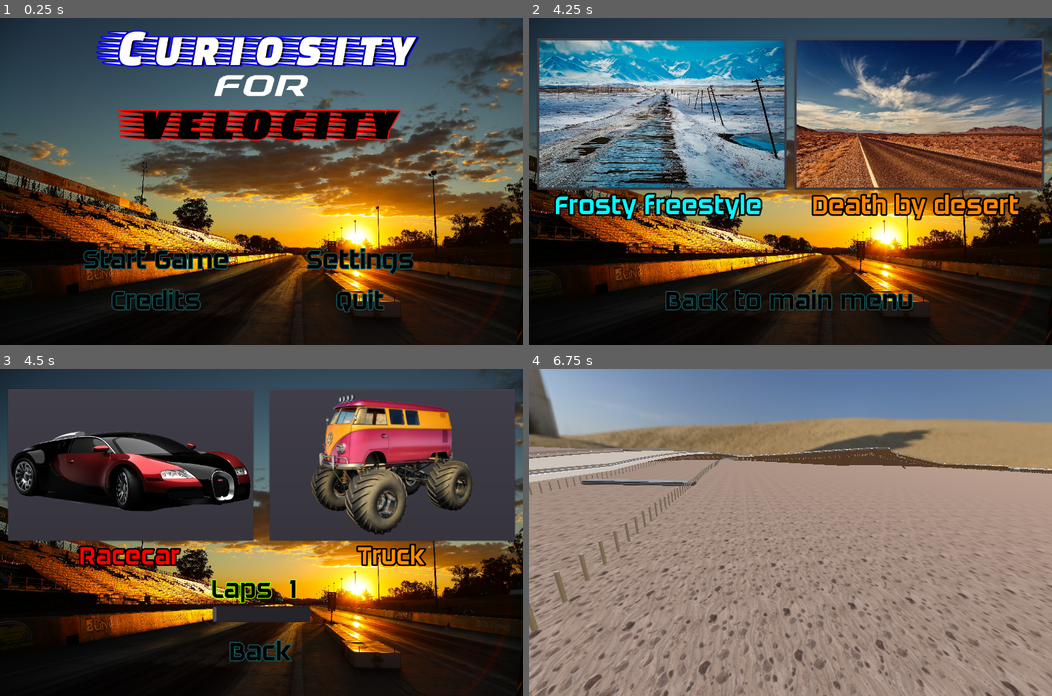
Above: before the commit, frames 1-4 (two rows, left to right).
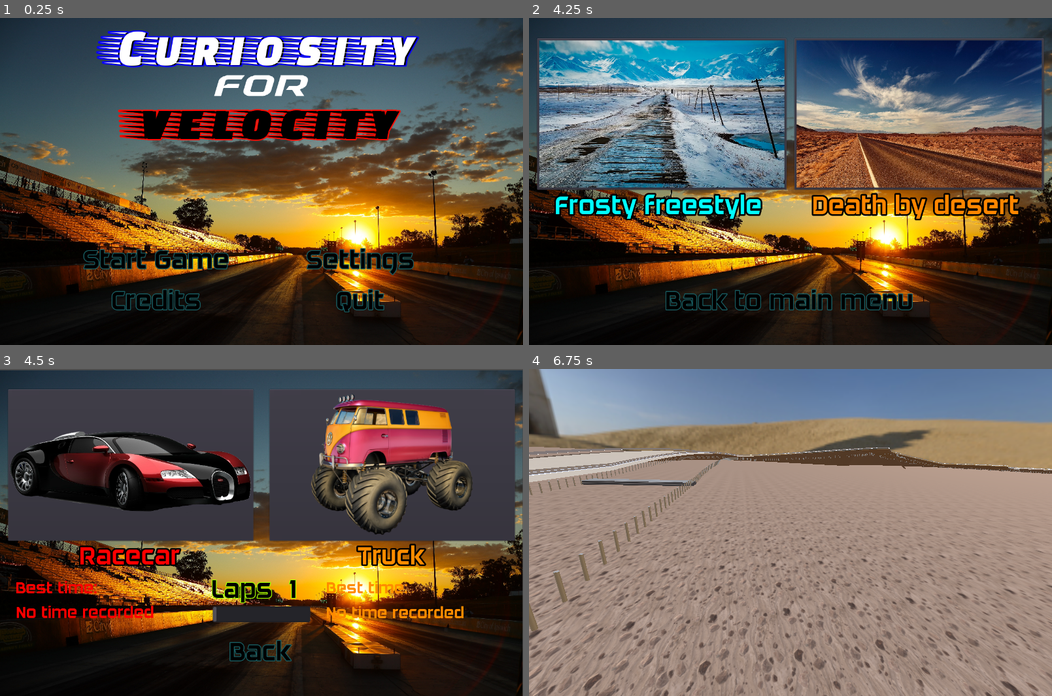
Above: after the commit, the same moments.

Repository: StianJakobsen/CuriosityForVelocity
Game: Godot game, scene res://Assets/Scenes/Menu/titleScreen.tscn
The game is run twice, just before and just after one commit, with the same random seed, the same clock (stepped at 60 frames per second) and the same inputs.
Inputs:
- Up to frame 1 (0.25 s): no input
- Up to frame 2 (4.25 s): click "Settings" at 0.5 s; click "Back to main menu" at 1.25 s; click "Credits" at 2 s; click "Back to main menu" at 2.75 s; click "Start Game" at 3.5 s
- Up to frame 3 (4.5 s): click "Frosty freestyle" at 4.25 s
- Up to frame 4 (6.75 s): click "Back" at 5 s; click "Death by desert" at 5.75 s; click "Racecar" at 6.5 s

Frames 1-2 are identical in both runs. In frame 3, 10% of the frame differs, in the area x 0-100%, y 0-100%; in frame 4, nothing differs.

Commit message:
Added highscore

Diff:
--- a/Assets/Fonts/font_for_interface.tres
+++ b/Assets/Fonts/font_for_interface.tres
@@ -1,8 +1,8 @@
 [gd_resource type="DynamicFont" load_steps=2 format=2]
 
-[sub_resource type="DynamicFontData" id=1]
+[sub_resource type="DynamicFontData" id=4]
 font_path = "res://Assets/Fonts/DAGGERSQUARE.otf"
 
 [resource]
-size = 30
-font_data = SubResource( 1 )
+size = 40
+font_data = SubResource( 4 )
--- a/Assets/Scenes/GoalLine.gd
+++ b/Assets/Scenes/GoalLine.gd
@@ -2,6 +2,16 @@
 
 onready var track_var = get_node("/root/TrackVariables")
 var time_elapsed = 0
+var highscore
+
+
+
+func _ready():
+	if not track_var.savegame.file_exists(track_var.save_path):
+		print('file not exist')
+		track_var.create_save()
+	highscore = track_var.read_savegame(track_var.higscore_key)
+	print(highscore)
 
 func _process(delta):
 	if not track_var.start:
@@ -16,7 +26,6 @@
 	return str(minute) + ":" + str(sec) + ":" + str(msec)
 
 func _on_GoalLine_body_entered(body):
-	print(body)
 	if body.is_in_group('Car'):
 		if track_var.start:
 			track_var.time_start = OS.get_ticks_msec()
@@ -26,6 +35,8 @@
 
 		if track_var.sector1 and track_var.sector2:
 			time_elapsed = OS.get_ticks_msec() - track_var.time_start_lap
+			if time_elapsed < track_var.best_time:
+				track_var.best_time = time_elapsed
 			track_var.last_lap_time = msec_to_time_string(time_elapsed)
 
 			track_var.lap = track_var.lap + 1
@@ -35,8 +46,11 @@
 			$LapTimeInterface/LapTime.text = $LapTimeInterface/LapTime.text + "Time: " + str(track_var.last_lap_time) + ' \n'
 
 			if (track_var.lap - 1) == track_var.num_laps:
-				clear()
-				get_tree().change_scene("res://Assets/Scenes/Menu/gameOverScreen.tscn")
+				if track_var.best_time < highscore:
+					get_tree().change_scene("res://Assets/Scenes/Menu/gameOverScreenHighscore.tscn")
+				else:
+					clear()
+					get_tree().change_scene("res://Assets/Scenes/Menu/gameOverScreen.tscn")
 			else:
 				$LapTimeInterface/Lap.text = $LapTimeInterface/Lap.text  + "\nLap: " + str(track_var.lap)
 
@@ -48,13 +62,11 @@
 func _on_Sector1_body_entered(body):
 	if body.is_in_group('Car'):
 		track_var.sector1 = true
-		print('Sector 1 is entered')
 
 
 func _on_Sector2_body_entered(body):
 	if body.is_in_group('Car'):
 		track_var.sector2 = true
-		print('Sector 2 is eneterd')
 
 func clear():
 	track_var.clear()
--- /dev/null
+++ b/Assets/Scenes/Menu/Control.gd
@@ -0,0 +1,7 @@
+extends Control
+
+onready var track_var = get_node("/root/TrackVariables")
+
+# Called when the node enters the scene tree for the first time.
+func _ready():
+	$Label.text = track_var.msec_to_time_string(track_var.best_time)
--- /dev/null
+++ b/Assets/Scenes/Menu/HighscoreLabel.gd
@@ -0,0 +1,6 @@
+extends Label
+
+onready var track_var = get_node("/root/TrackVariables")
+
+func _ready():
+	if not track_var.savegame.file_exists(track_var.save_path):
--- /dev/null
+++ b/Assets/Scenes/Menu/LapTimeTable.gd
@@ -0,0 +1,11 @@
+extends Control
+
+
+onready var track_var = get_node("/root/TrackVariables")
+
+
+
+# Called when the node enters the scene tree for the first time.
+func _ready():
+	$Time.text = track_var.last_lap_time
+	$Highscore.text = track_var.msec_to_time_string(track_var.read_savegame(track_var.higscore_key))
--- a/Assets/Scenes/Menu/carSelectScreen.tscn
+++ b/Assets/Scenes/Menu/carSelectScreen.tscn
@@ -6,6 +6,8 @@
 [ext_resource path="res://Assets/Textures/Icons/racecar_icon2.png" type="Texture" id=4]
 [ext_resource path="res://Assets/Textures/Icons/truck_icon.png" type="Texture" id=5]
 [ext_resource path="res://Script/horizontalSliders.gd" type="Script" id=6]
+[ext_resource path="res://Assets/Fonts/font_for_interface.tres" type="DynamicFont" id=7]
+[ext_resource path="res://Assets/Scenes/Menu/highscoreLabels.gd" type="Script" id=8]
 
 [sub_resource type="DynamicFont" id=1]
 size = 64
@@ -51,8 +53,10 @@
 }
 
 [node name="titleBackground" type="TextureRect" parent="."]
-margin_right = 1280.0
-margin_bottom = 800.0
+margin_left = -1.38477
+margin_top = 3.46191
+margin_right = 1278.62
+margin_bottom = 803.462
 texture = ExtResource( 1 )
 expand = true
 __meta__ = {
@@ -176,6 +180,73 @@
 "_edit_use_anchors_": false
 }
 
+[node name="highscoreLabels" type="Control" parent="."]
+margin_right = 40.0
+margin_bottom = 40.0
+script = ExtResource( 8 )
+__meta__ = {
+"_edit_use_anchors_": false
+}
+
+[node name="UsernameRace" type="Label" parent="highscoreLabels"]
+margin_left = 40.9904
+margin_top = 571.365
+margin_right = 192.99
+margin_bottom = 608.365
+custom_fonts/font = ExtResource( 7 )
+custom_colors/font_color = Color( 1, 0, 0, 1 )
+__meta__ = {
+"_edit_use_anchors_": false
+}
+
+[node name="BestTimeLabelRace" type="Label" parent="highscoreLabels"]
+margin_left = 40.2975
+margin_top = 511.404
+margin_right = 201.298
+margin_bottom = 548.404
+custom_fonts/font = ExtResource( 7 )
+custom_colors/font_color = Color( 1, 0, 0, 1 )
+text = "Best time: "
+__meta__ = {
+"_edit_use_anchors_": false
+}
+
+[node name="TimeLabelRace" type="Label" parent="highscoreLabels"]
+margin_left = 300.0
+margin_top = 571.365
+margin_right = 372.0
+margin_bottom = 608.365
+custom_fonts/font = ExtResource( 7 )
+custom_colors/font_color = Color( 1, 0, 0, 1 )
+
+[node name="UsernameTruck" type="Label" parent="highscoreLabels"]
+margin_left = 800.0
+margin_top = 572.057
+margin_right = 952.0
+margin_bottom = 609.057
+custom_fonts/font = ExtResource( 7 )
+custom_colors/font_color = Color( 1, 0.552941, 0, 1 )
+
+[node name="BestTimeLabelTruck" type="Label" parent="highscoreLabels"]
+margin_left = 800.0
+margin_top = 511.404
+margin_right = 840.0
+margin_bottom = 525.404
+custom_fonts/font = ExtResource( 7 )
+custom_colors/font_color = Color( 1, 0.552941, 0, 1 )
+text = "Best time: "
+
+[node name="TimeLabelTruck" type="Label" parent="highscoreLabels"]
+margin_left = 1000.0
+margin_top = 571.365
+margin_right = 1040.0
+margin_bottom = 585.365
+custom_fonts/font = ExtResource( 7 )
+custom_colors/font_color = Color( 1, 0.552941, 0, 1 )
+__meta__ = {
+"_edit_use_anchors_": false
+}
+
 [connection signal="pressed" from="backButton" to="backButton" method="_on_gotoLevelSelect_pressed"]
 [connection signal="pressed" from="car1Button" to="car1Button" method="_on_car1Button_pressed"]
 [connection signal="pressed" from="car2Button" to="car2Button" method="_on_car2Button_pressed"]
--- a/Assets/Scenes/Menu/gameOverScreen.tscn
+++ b/Assets/Scenes/Menu/gameOverScreen.tscn
@@ -1,8 +1,10 @@
-[gd_scene load_steps=7 format=2]
+[gd_scene load_steps=9 format=2]
 
 [ext_resource path="res://Assets/Textures/Icons/menu_background.jpg" type="Texture" id=1]
 [ext_resource path="res://Assets/Fonts/DAGGERSQUARE.otf" type="DynamicFontData" id=2]
 [ext_resource path="res://Script/menuButtons.gd" type="Script" id=3]
+[ext_resource path="res://Assets/Scenes/Menu/LapTimeTable.gd" type="Script" id=4]
+[ext_resource path="res://Assets/Fonts/font_for_interface.tres" type="DynamicFont" id=5]
 
 [sub_resource type="DynamicFont" id=1]
 size = 64
@@ -17,7 +19,7 @@
 font_data = ExtResource( 2 )
 
 [sub_resource type="DynamicFont" id=3]
-size = 64
+size = 40
 font_data = ExtResource( 2 )
 
 [node name="carSelectScreen" type="Control"]
@@ -28,8 +30,10 @@
 }
 
 [node name="titleBackground" type="TextureRect" parent="."]
-margin_right = 1280.0
-margin_bottom = 800.0
+margin_left = 0.937378
+margin_top = 1.87476
+margin_right = 1280.94
+margin_bottom = 801.875
 texture = ExtResource( 1 )
 expand = true
 __meta__ = {
@@ -75,14 +79,54 @@
 "_edit_use_anchors_": false
 }
 
-[node name="gameover" type="Label" parent="."]
-margin_left = 385.769
-margin_top = 189.547
-margin_right = 859.769
-margin_bottom = 267.547
-rect_rotation = -17.5539
+[node name="LapTimeTable" type="Control" parent="."]
+margin_right = 40.0
+margin_bottom = 40.0
+script = ExtResource( 4 )
+
+[node name="Label" type="Label" parent="LapTimeTable"]
+margin_left = 369.313
+margin_top = 230.0
+margin_right = 577.313
+margin_bottom = 308.0
 custom_fonts/font = SubResource( 3 )
-text = "you did great:))"
+text = "Best time:"
+__meta__ = {
+"_edit_use_anchors_": false
+}
+
+[node name="Time" type="Label" parent="LapTimeTable"]
+margin_left = 713.345
+margin_top = 230.0
+margin_right = 807.345
+margin_bottom = 279.0
+custom_fonts/font = ExtResource( 5 )
+__meta__ = {
+"_edit_use_anchors_": false
+}
+
+[node name="Label2" type="Label" parent="LapTimeTable"]
+margin_left = 369.313
+margin_top = 343.08
+margin_right = 562.313
+margin_bottom = 392.08
+custom_fonts/font = ExtResource( 5 )
+text = "Highscore:"
+
+[node name="Highscore" type="Label" parent="LapTimeTable"]
+margin_left = 713.345
+margin_top = 343.08
+margin_right = 906.345
+margin_bottom = 392.08
+custom_fonts/font = ExtResource( 5 )
+
+[node name="Label" type="Label" parent="."]
+margin_left = 431.194
+margin_top = 112.485
+margin_right = 791.194
+margin_bottom = 161.485
+custom_fonts/font = ExtResource( 5 )
+text = "No record for you!!"
 __meta__ = {
 "_edit_use_anchors_": false
 }
--- /dev/null
+++ b/Assets/Scenes/Menu/gameOverScreenHighscore.tscn
@@ -0,0 +1,123 @@
+[gd_scene load_steps=11 format=2]
+
+[ext_resource path="res://LineEdit.gd" type="Script" id=1]
+[ext_resource path="res://Assets/Textures/Icons/menu_background.jpg" type="Texture" id=2]
+[ext_resource path="res://Assets/Fonts/DAGGERSQUARE.otf" type="DynamicFontData" id=3]
+[ext_resource path="res://Script/menuButtons.gd" type="Script" id=4]
+[ext_resource path="res://Assets/Scenes/Menu/Control.gd" type="Script" id=5]
+[ext_resource path="res://Assets/Fonts/font_for_interface.tres" type="DynamicFont" id=6]
+
+[sub_resource type="DynamicFont" id=2]
+size = 64
+outline_size = 2
+outline_color = Color( 0.0980392, 0.376471, 0.396078, 1 )
+font_data = ExtResource( 3 )
+
+[sub_resource type="DynamicFont" id=3]
+size = 64
+font_data = ExtResource( 3 )
+
+[sub_resource type="DynamicFontData" id=4]
+font_path = "res://Assets/Fonts/DAGGERSQUARE.otf"
+
+[sub_resource type="DynamicFont" id=5]
+size = 60
+font_data = SubResource( 4 )
+
+[node name="gameOverScreenHighscore" type="Control"]
+anchor_right = 1.0
+anchor_bottom = 1.0
+__meta__ = {
+"_edit_use_anchors_": false
+}
+
+[node name="titleBackground" type="TextureRect" parent="."]
+margin_left = 0.710449
+margin_top = 2.84158
+margin_right = 1280.71
+margin_bottom = 802.842
+texture = ExtResource( 2 )
+expand = true
+__meta__ = {
+"_edit_use_anchors_": false
+}
+
+[node name="buttonsNode" type="Node2D" parent="."]
+position = Vector2( 0, 550 )
+
+[node name="quitButton" type="Button" parent="buttonsNode"]
+margin_left = 470.0
+margin_top = 100.0
+margin_right = 810.0
+margin_bottom = 200.0
+rect_pivot_offset = Vector2( -556.287, -278.72 )
+focus_mode = 0
+custom_fonts/font = SubResource( 2 )
+custom_colors/font_color = Color( 0, 0, 0, 1 )
+custom_colors/font_color_hover = Color( 1, 0, 0, 1 )
+custom_colors/font_color_pressed = Color( 0.631373, 0, 0, 1 )
+enabled_focus_mode = 0
+text = "Ragequit"
+flat = true
+script = ExtResource( 4 )
+__meta__ = {
+"_edit_use_anchors_": false
+}
+
+[node name="gameover" type="Label" parent="."]
+margin_left = 361.769
+margin_top = 61.547
+margin_right = 996.769
+margin_bottom = 220.547
+custom_fonts/font = SubResource( 3 )
+text = "Congratz! You got a
+new highcore :))"
+__meta__ = {
+"_edit_use_anchors_": false
+}
+
+[node name="LineEdit" type="LineEdit" parent="."]
+margin_left = 472.0
+margin_top = 408.0
+margin_right = 804.0
+margin_bottom = 491.0
+custom_fonts/font = SubResource( 5 )
+text = "Username"
+expand_to_text_length = true
+script = ExtResource( 1 )
+__meta__ = {
+"_edit_use_anchors_": false
+}
+
+[node name="Control" type="Control" parent="."]
+margin_right = 40.0
+margin_bottom = 40.0
+script = ExtResource( 5 )
+__meta__ = {
+"_edit_use_anchors_": false
+}
+
+[node name="Label" type="Label" parent="Control"]
+margin_left = 650.0
+margin_top = 267.107
+margin_right = 722.0
+margin_bottom = 304.107
+custom_fonts/font = ExtResource( 6 )
+text = "Time"
+__meta__ = {
+"_edit_use_anchors_": false
+}
+
+[node name="TimeLabel" type="Label" parent="Control"]
+margin_left = 443.285
+margin_top = 267.107
+margin_right = 531.285
+margin_bottom = 304.107
+custom_fonts/font = ExtResource( 6 )
+text = "Highscore:  "
+__meta__ = {
+"_edit_use_anchors_": false
+}
+
+[connection signal="pressed" from="buttonsNode/quitButton" to="buttonsNode/quitButton" method="_on_quitButton_pressed"]
+[connection signal="text_entered" from="LineEdit" to="LineEdit" method="_on_LineEdit_text_entered"]
--- /dev/null
+++ b/Assets/Scenes/Menu/highscoreLabels.gd
@@ -0,0 +1,35 @@
+extends Control
+
+onready var track_var = get_node("/root/TrackVariables")
+
+
+# Called when the node enters the scene tree for the first time.
+func _ready():
+	if not track_var.savegame.file_exists(track_var.save_path):
+		$UsernameRace.text = "No time recorded"
+		$UsernameTruck.text = 'No time recorded'
+	else:
+		if track_var.track == 0:
+			if track_var.read_savegame('snow_race') == INF:
+				$UsernameRace.text = "No time recorded"
+			else:
+				$UsernameRace.text = track_var.get_username('snow_race')
+				$TimeLabelRace.text = track_var.msec_to_time_string(track_var.read_savegame('snow_race'))
+
+			if track_var.read_savegame('snow_truck') == INF:
+				$UsernameTruck.text = "No time recorded"
+			else:
+				$UsernameTruck.text = track_var.get_username('snow_truck')
+				$TimeLabelTruck.text = track_var.msec_to_time_string(track_var.read_savegame('snow_truck'))
+		if track_var.track == 1:
+			if track_var.read_savegame('desert_race') == INF:
+				$UsernameRace.text = "No time recorded"
+			else:
+				$UsernameRace.text = track_var.get_username('desert_race')
+				$TimeLabelRace.text = track_var.msec_to_time_string(track_var.read_savegame('desert_race'))
+
+			if track_var.read_savegame('desert_truck') == INF:
+				$UsernameTruck.text = "No time recorded"
+			else:
+				$UsernameTruck.text = track_var.get_username('desert_truck')
+				$TimeLabelTruck.text = track_var.msec_to_time_string(track_var.read_savegame('desert_truck'))
--- a/Assets/Tracks/SnowTrack.tscn
+++ b/Assets/Tracks/SnowTrack.tscn
@@ -151,7 +151,7 @@
 material/0 = null
 
 [node name="CollisionShape" type="CollisionShape" parent="GoalLine"]
-transform = Transform( 1, 0, 0, 0, 1, 0, 0, 0, 7.515, 0, -0.058, 2.994 )
+transform = Transform( 1, 0, -1.78814e-07, 0, 1, 0, 0, 0, 7.515, 0, -0.444283, 2.99399 )
 shape = SubResource( 9 )
 
 [node name="LapTimeInterface" parent="GoalLine" instance=ExtResource( 6 )]
--- a/Assets/Tracks/TrackVariables.gd
+++ b/Assets/Tracks/TrackVariables.gd
@@ -17,12 +17,50 @@
 
 # Track/car selection
 var track = 1		# 1 = desert. 2 = snow.
-var car = 1			# 1 = racecar. 2 = car2. 3 = car3.
-
-var tracks =  [load('res://Assets/Scenes/DesertLevel.tscn'), load('res://Assets/Scenes/SnowLevel.tscn')]
-var cars = [load('res://Assets/Cars/cars_kenny/RaceCar.tscn')]
+var higscore_key
 
 var input_allowed = false
+
+var best_time = INF
+
+
+var savegame = File.new() #file
+var save_path = "res://savegame.save" #place of the file
+var save_data = {"snow_race": {'username': INF},
+				"snow_truck": {'username': INF},
+				"desert_race": {'username': INF},
+				"desert_truck": {'username': INF}} #variable to store data
+
+func create_save():
+   savegame.open(save_path, File.WRITE)
+   savegame.store_var(save_data)
+   savegame.close()
+
+func save(high_score):
+   save_data[higscore_key] = high_score #data to save
+   savegame.open(save_path, File.WRITE) #open file to write
+   savegame.store_var(save_data) #store the data
+   savegame.close() # close the file
+
+func read_savegame(key):
+   savegame.open(save_path, File.READ) #open the file
+   save_data = savegame.get_var() #get the value
+   savegame.close() #close the file
+   return save_data[key].values()[0] #return the value
+
+func get_username(key):
+   savegame.open(save_path, File.READ) #open the file
+   save_data = savegame.get_var() #get the value
+   savegame.close() #close the file
+   return save_data[key].keys()[0] #return the value
+
+
+func msec_to_time_string(time):
+	var total_sec = time / 1000
+	var minute = floor(total_sec / 60)
+	var sec = total_sec - 60 * minute
+	var msec = time - sec * 1000
+	return str(minute) + ":" + str(sec) + ":" + str(msec)
 
 func clear():
 	lap = 1
@@ -37,7 +75,5 @@
 	volume = 100	# 0 to 100
 	# Track/car selection
 	track = 1		# 1 = desert. 2 = snow.
-	car = 1			# 1 = racecar. 2 = car2. 3 = car3.
-	tracks =  [load('res://Assets/Scenes/DesertLevel.tscn'), load('res://Assets/Scenes/SnowLevel.tscn')]
-	cars = [load('res://Assets/Cars/cars_kenny/RaceCar.tscn')]
 	input_allowed = false
+	best_time = INF
--- /dev/null
+++ b/LineEdit.gd
@@ -0,0 +1,15 @@
+extends LineEdit
+
+onready var track_var = get_node("/root/TrackVariables")
+
+func _ready():
+	grab_focus()
+	set_cursor_position(len(text))
+	select_all()
+
+
+func _on_LineEdit_text_entered(username):
+	var new_highscore = {username: track_var.best_time}
+	track_var.save(new_highscore)
+	track_var.clear()
+	get_tree().change_scene("res://Assets/Scenes/Menu/titleScreen.tscn")
--- a/Script/menuButtons.gd
+++ b/Script/menuButtons.gd
@@ -43,14 +43,18 @@
 # Car select
 func _on_car1Button_pressed(): # Racecar
 	if track_var.track == 0:
+		track_var.higscore_key = 'snow_race'
 		get_tree().change_scene("res://Assets/Scenes/SnowLevelRace.tscn")
 	if track_var.track == 1:
+		track_var.higscore_key = 'desert_race'
 		get_tree().change_scene("res://Assets/Scenes/DesertLevelRace.tscn")
 
 func _on_car2Button_pressed(): # Truck
 	if track_var.track == 0:
+		track_var.higscore_key = 'snow_truck'
 		get_tree().change_scene("res://Assets/Scenes/SnowLevelPickup.tscn")
 	if track_var.track == 1:
+		track_var.higscore_key = 'desert_truck'
 		get_tree().change_scene("res://Assets/Scenes/DesertLevelPickup.tscn")
 
 # Music control
Not shown: 1 places in Assets/Scenes/Menu/carSelectScreen.tscn that only renumber resources
